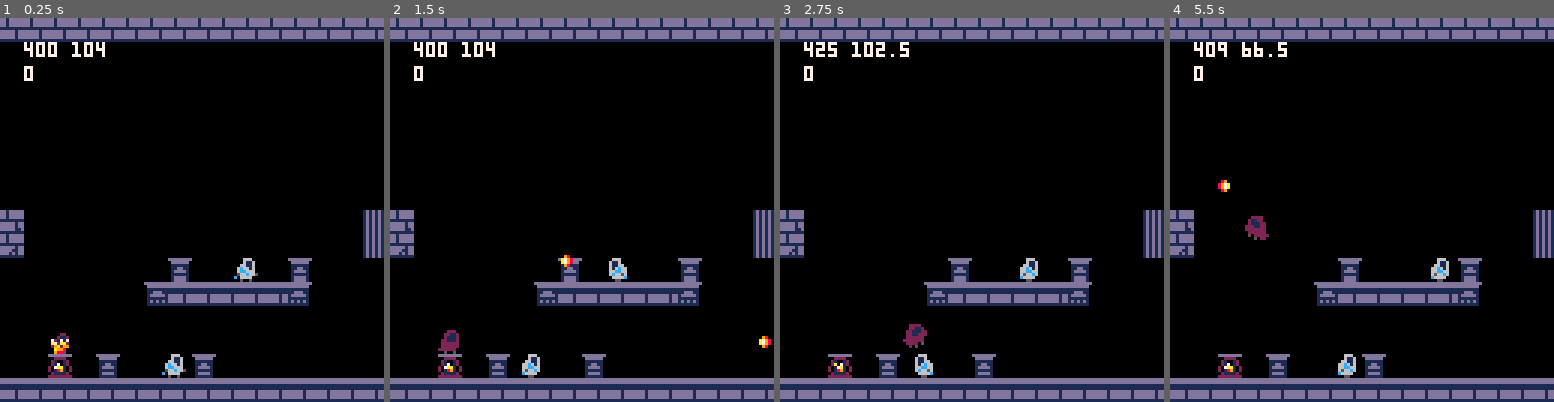
Above: before the commit, frames 1-4 (left to right).
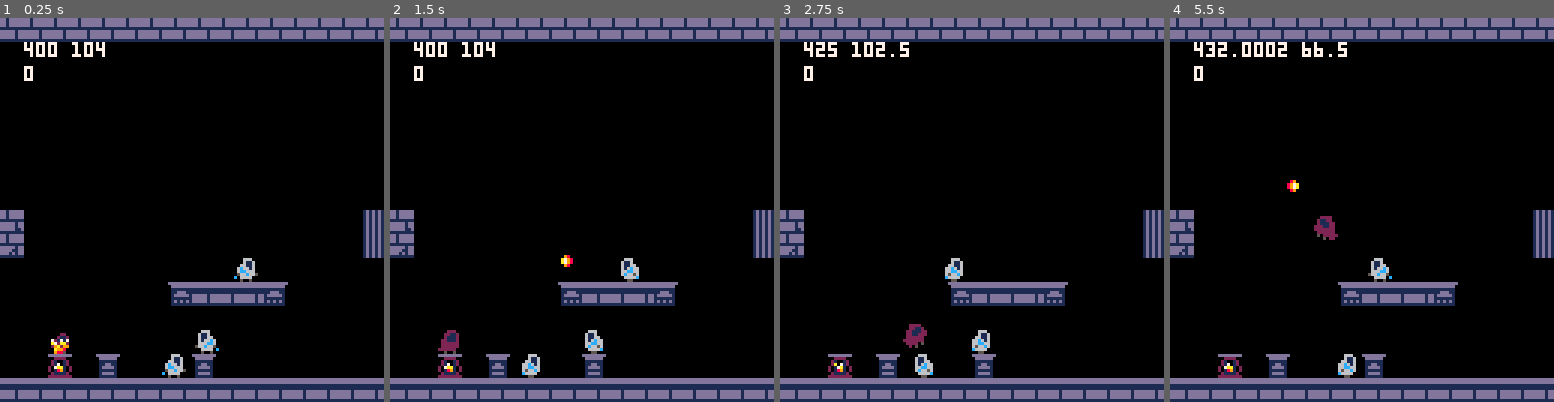
Above: after the commit, the same moments.

Repository: NunoDasNeves/pathofagni-pico8
Game: PICO-8 cartridge jumper.p8
Same seed, same stepped clock (60 frames per second), same inputs: the game is played once before the commit and once after it.
Inputs:
- Up to frame 1 (0.25 s): no input
- Up to frame 2 (1.5 s): tap X (X key) at 0.33, 1.07 s; tap O (Z key) at 0.7 s
- Up to frame 3 (2.75 s): hold Right 1.6-2.1 s; tap O (Z key) at 1.7, 2.1, 2.5 s; tap X (X key) at 1.85 s; hold Up 2.15-2.42 s; hold Right from 2.47 s (still down)
- Up to frame 4 (5.5 s): tap O (Z key) every 0.4 s from 2.9 to 5.3 s; tap X (X key) at 2.97, 4.08, 5.2 s; release Right at 3.03 s; hold Left 3.08-3.58 s; hold Down 3.63-3.97 s; hold Right 4.02-4.68 s; hold Up 4.73-5.03 s; hold Left from 5.08 s (still down)

The runs differ from the first frame. In frame 1, 1.8% of the frame differs, in the area x 37-82%, y 62-88%; in frame 2, 2.2%; in frame 3, 2.1%; in frame 4, 3.1%, in the area x 9-82%, y 6-75%.

Commit message:
thrower can get hit and die

Diff:
--- a/jumper.p8
+++ b/jumper.p8
@@ -211,6 +212,7 @@
 	 h = 8,
 	 hp = 3,
 	 alive = true,
+	 burning = false,
 	 -- coll dimensions
 	 -- todo same as player..
 		ftw = 0.99,
@@ -232,10 +234,36 @@
 end
 
 function burn_thrower(t)
-
+ if (not t.burning) then
+  t.hp -= 1
+  t.s = t.i + 3
+  t.fr = 0
+  t.fcnt = 0
+  t.burning = true
+  if (t.hp <= 0) then
+	  t.alive = false
+	 end
+	end
 end
 
 function update_thrower(t)
+ if (not t.alive) then
+  if (loop_anim(t,2,4)) then
+   del(thang, t)
+  end
+  return
+ end
+ if (t.burning) then
+  if (t.fcnt >= 4) then
+   t.burning = false
+   t.fcnt = 0
+   t.fr = 0
+   t.s = t.i
+  else
+	  t.fcnt += 1
+	  return
+	 end
+ end
  if (t.rght) then
   t.vx = 0.75
  else
@@ -247,6 +275,9 @@
   t.rght = not t.rght
  end
  newx = pushx
+ if (coll_edge(t,newx,t.y+t.h)) then
+  t.rght = not t.rght
+ end
 
  t.x = newx
 
@@ -260,6 +291,22 @@
 	 b.vy = 0.6
 	 b.deadf = 20
 	end
+end
+
+function coll_edge(t,newx,fty)
+ -- t = {
+ --   ftx -- foot x offset
+ --   ftw -- foot width
+ -- }
+ -- fty = foot y
+ -- return true if 1 px from edge
+ local tftxl = newx + t.ftx
+ local tftxr = tftxl + t.ftw
+ if (not (collmap(tftxl-1,fty,0) and
+		   collmap(tftxr+1,fty,0))) then
+	 return true
+	end
+ return false
 end
 
 function coll_walls(t,newx)
@@ -649,16 +696,9 @@
 	   end
 		 end
 	 end
-	 -- teeter
-	 local tftxl = newx + p.ftx
-	 local tftxr = tftxl + p.ftw
-	 if (not (collmap(tftxl-1,fty,0) and
-			   collmap(tftxr+1,fty,0))
-			   and not p.air) then
-		 p.teeter = true
-		else
-		 p.teeter = false
-		end
+
+	 p.teeter = coll_edge(p,newx,fty)
+	            and not p.air
 	-- p.vy < 0
  else
   -- ceiling
@@ -798,22 +838,22 @@
 97797a98099a09902010010220189102201891020000000000000000000000000000000000000000000000000000000000000000000000000000000000000000
 8998a998008000000211112002111120021111200000000000000000000000000000000000000000000000000000000000000000000000000000000000000000
 08800880000000002222222222222222222222220000000000000000000000000000000000000000000000000000000000000000000000000000000000000000
-55000500000000000070007007000700000666000006660000066600cccc000cc7c70c000ffff00000666000dddddddd06666000000000000000600000000000
-055055000000000008a707a009a707a0000611600006116000c611600c000ccc0c70c7c7ffff000006c6e6600dddddd006566000000000000696c66600000000
-0055500000055000009a0a80008a0a9000661160006611600c6611600c00c00c777c077c00fff00f0666e566002222000655660000000000666cc55600000000
-00050000055555000008a9000009a80006c66160066c6160cc66616000c0000cc0c70c000fffff0f00eece560244442006556cf0000000000ccccc5600000000
-0000000055000550000098000000890006cc6660066cc66005666665c0000c00c00cc00cf0ffffff06eecc5624444442f666cc6f0000000065cccc5500000000
-000000005000005000000000000000000566c66506566c6000c66660c00c00c0c777c707f0f0fff005eece6c02222f2ff66c66f00000000055cccc0500000000
-00000000000000000000000000000000c06666000c66660000666600ccc000c00c7000000000f0f0000e5c00005555500066666c00000000505c550000000000
-00000000000000000000000000000000005005000005500000500500c000cccc000c0c700000f0f0000505000505050500f00f00000000000005050000000000
-06006000d006000000670001dddddddd00000600dddddddd00000000000000000000000000000000000000000000000000000000000000000000000000000000
-06007000d1600000000066d101d11d100060070001d111d000000000000000000000000000000000000000000000000000000000000000000000000000000000
-00706006dd16676000000dd106111160007006000611160000000000000000000000000000000000000000000000000000000000000000000000000000000000
-60606007d110000067666d1160060606006060070606007000000000000000000000000000000000000000000000000000000000000000000000000000000000
-07006060d116600000000dd170060600606060067006060600000000000000000000000000000000000000000000000000000000000000000000000000000000
-006ddd60dd100676007606d10060070006dddd606006070000000000000000000000000000000000000000000000000000000000000000000000000000000000
-0ddd1dd0d1600000660070d1007006000dd11dd00007006000000000000000000000000000000000000000000000000000000000000000000000000000000000
-11111111d00670000006000100600000111111110006006000000000000000000000000000000000000000000000000000000000000000000000000000000000
+5500050000000000007000700700070000066600000666000006660000ee0000000700000000000000000000cccc000cc7c70c0000000000000060000ffff000
+055055000000000008a707a009a707a0000611600006116000c611600ee7e0000000a70000000700000070000c000ccc0c70c7c7000000000696c666ffff0000
+0055500000055000009a0a80008a0a9000661160006611600c6611600ee77e00707aaaa000707a00000a70000c00c00c777c077c00000000666cc55600fff00f
+00050000055555000008a9000009a80006c66160066c6160cc6661600eee7e500aa999a0000aa9700009000000c0000cc0c70c00000000000ccccc560fffff0f
+0000000055000550000098000000890006cc6660066cc660056666650cceee0000a9a90000a9900000000000c0000c00c00c000c0000000065cccc55f0ffffff
+000000005000005000000000000000000566c66506566c6000c66660c0eeeee0089989000008000000000000c00c00c0c70707000000000055cccc05f0f0fff0
+00000000000000000000000000000000c06666000c66660000666600050eeee0000880000000000000000000ccc000c00000700700000000505c55000000f0f0
+0000000000000000000000000000000000500500000550000050050000c50050000000000000000000000000c000cccc0c70000000000000000505000000f0f0
+06006000d006000000670001dddddddd00000600dddddddd000000000000000000000000000000000000000000000000000000000000000000666000dddddddd
+06007000d1600000000066d101d11d100060070001d111d0000000000000000000000000000000000000000000000000000000000000000006c6e6600dddddd0
+00706006dd16676000000dd106111160007006000611160000000000000000000000000000000000000000000000000000000000000000000666e56600222200
+60606007d110000067666d11600606060060600706060070000000000000000000000000000000000000000000000000000000000000000000eece5602444420
+07006060d116600000000dd1700606006060600670060606000000000000000000000000000000000000000000000000000000000000000006eecc5624444442
+006ddd60dd100676007606d10060070006dddd6060060700000000000000000000000000000000000000000000000000000000000000000005eece6c02222f2f
+0ddd1dd0d1600000660070d1007006000dd11dd0000700600000000000000000000000000000000000000000000000000000000000000000000e5c0000555550
+11111111d00670000006000100600000111111110006006000000000000000000000000000000000000000000000000000000000000000000005050005050505
 00000000000000000000000000000000000000000000000000000000000000000000000000000000000000000000000000000000000000000000000000000000
 00000000000000000000000000000000000000000000000000000000000000000000000000000000000000000000000000000000000000000000000000000000
 00000000000000000000000000000000000000000000000000000000000000000000000000000000000000000000000000000000000000000000000000000000
@@ -847,7 +887,7 @@
 12121212121212121212121212121212121212121212121212121212121212121212121212121212121212121212121212121212121212121212121212121212
 12121212121212121212121212121212121212121212121212121212121212121212121212121212121212121212121212121212121212121212121212121212
 __gff__
-0001010101010001010100000000000003070703030100070000000000000000020707020200000707000000000300000607070606000007070707070707070700000000000000000000000000000000000011111101000000000000000000001000000010000000000000000000000008080808080800000000000000000000
+0001010101010001010100000000000003070703030100070000000000000000020707020200000707000000000300000607070606000007070707070707070700000000000000000000000000000000000011111101000000000000000000001000000010000000101010000000000008080808080800000000000000000000
 0000000000000000000000000000000000000000000000000000000000000000000000000000000000000000000000000000000000000000000000000000000000000000000000000000000000000000000000000000000000000000000000000000000000000000000000000000000000000000000000000000000000000000
 __map__
 31212121212121212121212121212121212121212121212121312121212121211a1b1b0b000b001b1a1b001a0b0021212121212121212121212121212121212121212121212121212121212121212121212121212121212121212121212121212121212121212121212121212121212121212121212121212121000000000000
@@ -860,11 +900,11 @@
 23162500000125161625000203030320237100000000000000000000000072201a1b0b0a000a000a0a1b001a0a0000000000000000000000000000000000000000000000000000000000000000000000000000000000000000000000000000000000000000000000000000000000000000000000000000000000000000000000
 23162500000025161625002516161620230606060606060606062712280000301b1a1a1b001b001b1b1b001b1a0000202200000000000000000000000000002022000000000000000000000000000020220000000000000000000000000000202200000000000000000000000000002022000000000000000000000000000020
 23162501000025161625002516161630331616161616161616163722380203040a1b0a0b001b000a1b1b000a1a0000203200000000000000000000000000002032000000000000000000000000000020320000000000000000000000000000203200000000000000000000000000002032000000000000000000000000000020
-23263500000025161625002501161616161616161652161616167573252525001a0a1a1b000b000b1b0a000a1b0000300000000000000014006400001400000000000000000000000000000000000000000000000000000000000000000000000000000000000000000000000000000000000000000000000000000000000000
-23020303030425161625002516161616161616161615161616162525353535001b1b1b0a001b001b1b1b001a0b0000000000000000002712111111112800000000000000000000000000000000000000000000000000000000000000000000000000000000000000000000000000000000000000000000000000000000000000
+23263500000025161625002501161616161616161652161616167573252525001a0a1a1b000b000b1b0a000a1b0000300000000000000000006400000000000000000000000000000000000000000000000000000000000000000000000000000000000000000000000000000000000000000000000000000000000000000000
+23020303030425161625002516161616161616161615161616162525353535001b1b1b0a001b001b1b1b001a0b0000000000000000000027111111280000000000000000000000000000000000000000000000000000000000000000000000000000000000000000000000000000000000000000000000000000000000000000
 2325161616252516162501251012121313161616162516161616253527122810280b0a0a001a001b1a1a000a1b0000000000000000000000000000000000000000000000000000000000000000000000000000000000000000000000000000000000000000000000000000000000000000000000000000000000000000000000
-232516160204251616250025202121232316161616351616161425272121382012281b0b000a520a1a1b001a0b0000000000000000000000000000000000000000000000000000000000000000000000000000000000000000000000000000000000000000000000000000000000000000000000000000000000000000000000
-333526263535352670350035302121333374707414271228163435372121383022382b2a292b2d2b2b2a2e2a2b0000000000520017006400170000000000000000000000000000000000000000000000000000000000000000000000000000000000000000000000000000000000000000000000000000000000000000000000
+232516160204251616250025202121232316161616351616161425272121382012281b0b000a520a1a1b001a0b0000000000000000000000640000000000000000000000000000000000000000000000000000000000000000000000000000000000000000000000000000000000000000000000000000000000000000000000
+333526263535352670350035302121333374707414271228163435372121383022382b2a642b2d2b2b2a2e2a2b0000000000520017006400170000000000000000000000000000000000000000000000000000000000000000000000000000000000000000000000000000000000000000000000000000000000000000000000
 21212121212121212121212121212121212121212121212121212121212121212131393c3d3c3d3d3c3c3d3d3e1111111212121212111212121212121212121212121212121212121212121212121212121212121212121212121212121212121212121212121212121212121212121212121212121212121212000000000000
 0000000000000000000000000000000000000000000000000000000000000000000000000000000000000000000000000000000000000000000000000000000000000000000000000000000000000000000000000000000000000000000000000000000000000000000000000000000000000000000000000000000000000000
 0000000000000000000000000000000000000000000000000000000000000000000000000000000000000000000000000000000000000000000000000000000000000000000000000000000000000000000000000000000000000000000000000000000000000000000000000000000000000000000000000000000000000000
